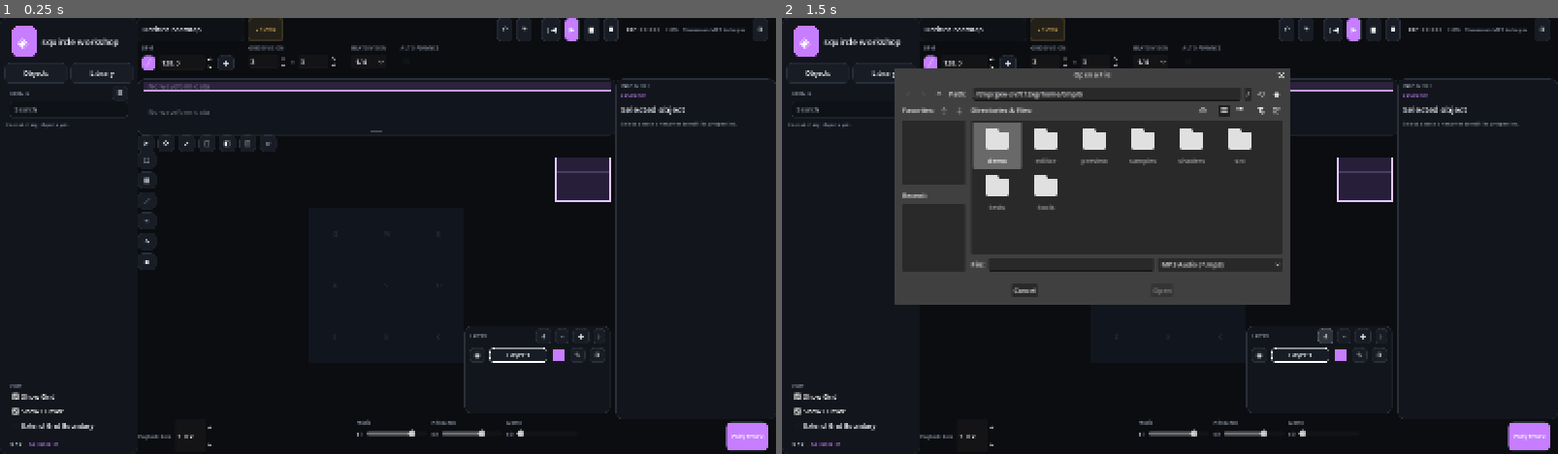
Above: before the commit, frames 1-2 (left to right).
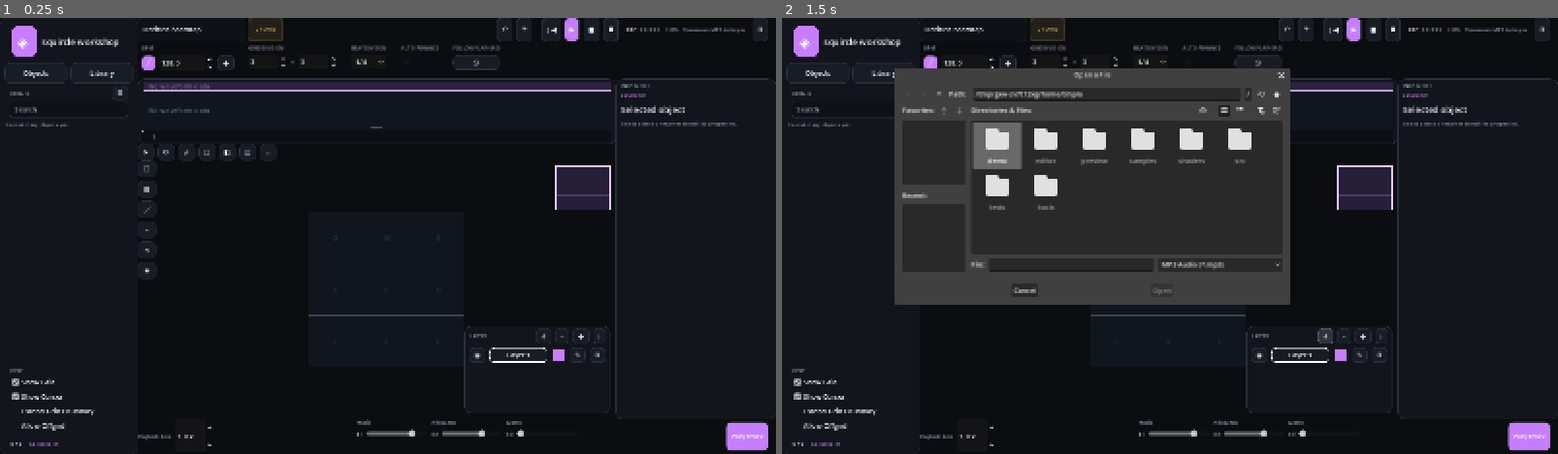
Above: after the commit, the same moments.

Repository: ev3ntHandler/squircle-workshop
Game: Godot game, scene res://editor/workshop.tscn
Same seed, same stepped clock (60 frames per second), same inputs: the game is played once before the commit and once after it.
Inputs (mouse positions are in pixels of both pictures, inside the frame that each line leads up to):
- Up to frame 1 (0.25 s): no input
- Up to frame 2 (1.5 s): click (851, 427) at 0.5 s, where only the run after the commit has a clickable "Allow Offgrid"; click "⇩" at 1.25 s

The runs differ from the first frame. In frame 1, 1.1% of the frame differs, in the area x 1-79%, y 6-95%; in frame 2, 0.8%.

Commit message:
Implement waveform and grid editor refinements
Co-authored-by: arena-agent <297053741+arena-agent@users.noreply.github.com>

Diff:
--- a/godot_waveform/editor/beat_grid_canvas.gd
+++ b/godot_waveform/editor/beat_grid_canvas.gd
@@ -28,6 +28,7 @@
 var selected_id := ""
 var selected_ids: Array[String] = []
 var cursor_position := Vector2(-1.0, -1.0)
+var cursor_previous_position := Vector2(-1.0, -1.0)
 var ghost_position := Vector2(-1.0, -1.0)
 var is_3d_preview := false
 var snap_enabled := true
@@ -247,8 +248,13 @@
 
 func _normalized_position(position: Vector2) -> Vector2:
 	var visible_point := Vector2(position.x / maxf(size.x, 1.0), position.y / maxf(size.y, 1.0))
-	var world_point := view_center + (visible_point - Vector2(0.5, 0.5)) / maxf(view_zoom, 1.0)
-	return Vector2(clampf(world_point.x, 0.0, 1.0), clampf(world_point.y, 0.0, 1.0))
+	var grid_point := visible_point
+	if extend_grid_boundary:
+		grid_point = visible_point * 3.0 - Vector2.ONE
+	var world_point := view_center + (grid_point - Vector2(0.5, 0.5)) / maxf(view_zoom, 1.0)
+	var minimum := -1.0 if extend_grid_boundary else 0.0
+	var maximum := 2.0 if extend_grid_boundary else 1.0
+	return Vector2(clampf(world_point.x, minimum, maximum), clampf(world_point.y, minimum, maximum))
 
 
 func cancel_line_preview() -> void:
@@ -283,6 +289,8 @@
 func _project(point: Vector2) -> Vector2:
 	if not is_3d_preview:
 		var viewed := (point - view_center) * maxf(view_zoom, 1.0) + Vector2(0.5, 0.5)
+		if extend_grid_boundary:
+			viewed = (viewed + Vector2.ONE) / 3.0
 		return viewed * size
 	var top_left := Vector2(size.x * 0.16, size.y * 0.12)
 	var top_right := Vector2(size.x * 0.84, size.y * 0.12)
@@ -301,36 +309,53 @@
 		PackedVector2Array([top_left, top_right, bottom_right, bottom_left]), Color("#11151d")
 	)
 	if show_grid:
-		for i in range(snap_x + 1):
-			var fraction_x := clampf(
-				float(i) / float(snap_x) + grid_offset.x / float(snap_x), 0.0, 1.0
-			)
-			draw_line(
-				_project(Vector2(fraction_x, 0)),
-				_project(Vector2(fraction_x, 1)),
-				Color(0.36, 0.4, 0.48, 0.55),
-				1.0
-			)
-		for i in range(snap_y + 1):
-			var fraction_y := clampf(
-				float(i) / float(snap_y) + grid_offset.y / float(snap_y), 0.0, 1.0
-			)
-			draw_line(
-				_project(Vector2(0, fraction_y)),
-				_project(Vector2(1, fraction_y)),
-				Color(0.36, 0.4, 0.48, 0.55),
-				1.0
-			)
-	if extend_grid_boundary:
-		var extra := Color("#798499", 0.7)
-		var a := _project(Vector2(-0.12, -0.12))
-		var b := _project(Vector2(1.12, -0.12))
-		var c := _project(Vector2(1.12, 1.12))
-		var d := _project(Vector2(-0.12, 1.12))
-		draw_line(a, b, extra, 1.0)
-		draw_line(b, c, extra, 1.0)
-		draw_line(c, d, extra, 1.0)
-		draw_line(d, a, extra, 1.0)
+		if extend_grid_boundary:
+			for cell_y in range(3):
+				for cell_x in range(3):
+					if cell_x == 1 and cell_y == 1:
+						continue
+					var region := Rect2(_project(Vector2(cell_x - 1, cell_y - 1)), Vector2.ZERO)
+					region.size = _project(Vector2(cell_x, cell_y)) - region.position
+					draw_rect(region, Color("#080b10", 0.62), true)
+			for division_x in range(snap_x * 3 + 1):
+				var x := -1.0 + float(division_x) / float(maxi(snap_x, 1))
+				var strong_x := posmod(division_x, maxi(snap_x, 1)) == 0
+				draw_line(
+					_project(Vector2(x, -1)),
+					_project(Vector2(x, 2)),
+					Color(0.36, 0.4, 0.48, 0.72 if strong_x else 0.42),
+					1.0
+				)
+			for division_y in range(snap_y * 3 + 1):
+				var y := -1.0 + float(division_y) / float(maxi(snap_y, 1))
+				var strong_y := posmod(division_y, maxi(snap_y, 1)) == 0
+				draw_line(
+					_project(Vector2(-1, y)),
+					_project(Vector2(2, y)),
+					Color(0.36, 0.4, 0.48, 0.72 if strong_y else 0.42),
+					1.0
+				)
+		else:
+			for i in range(snap_x + 1):
+				var fraction_x := clampf(
+					float(i) / float(snap_x) + grid_offset.x / float(snap_x), 0.0, 1.0
+				)
+				draw_line(
+					_project(Vector2(fraction_x, 0)),
+					_project(Vector2(fraction_x, 1)),
+					Color(0.36, 0.4, 0.48, 0.55),
+					1.0
+				)
+			for i in range(snap_y + 1):
+				var fraction_y := clampf(
+					float(i) / float(snap_y) + grid_offset.y / float(snap_y), 0.0, 1.0
+				)
+				draw_line(
+					_project(Vector2(0, fraction_y)),
+					_project(Vector2(1, fraction_y)),
+					Color(0.36, 0.4, 0.48, 0.55),
+					1.0
+				)
 	if is_3d_preview:
 		draw_line(top_left, top_right, Color("#9bb5d3", 0.8), 2.0)
 		draw_line(top_right, bottom_right, Color("#9bb5d3", 0.8), 2.0)
@@ -453,9 +478,19 @@
 		draw_rect(box, Color("#d9aaff", 0.9), false, 1.5)
 	if show_cursor and cursor_position.x >= 0.0:
 		var cursor := _project(cursor_position)
-		draw_circle(cursor, 10.0, Color(0.52, 0.86, 1.0, 0.28))
-		draw_circle(cursor, 4.0, Color("#a8e4ff"))
-		draw_circle(cursor, 12.0, Color("#a8e4ff"), false, 1.0)
+		if cursor_previous_position.x >= 0.0:
+			var previous := _project(cursor_previous_position)
+			for trail_step in range(1, 5):
+				var ratio := float(trail_step) / 5.0
+				draw_circle(
+					previous.lerp(cursor, ratio),
+					lerpf(6.0, 2.0, ratio),
+					Color(0.52, 0.86, 1.0, 0.12 * (1.0 - ratio))
+				)
+			draw_line(previous, cursor, Color(0.52, 0.86, 1.0, 0.25), 2.0)
+		draw_circle(cursor, 9.0, Color(0.52, 0.86, 1.0, 0.20))
+		draw_circle(cursor, 4.0, Color("#d9f5ff"))
+		draw_circle(cursor, 10.0, Color("#a8e4ff"), false, 1.4)
 
 
 func refresh() -> void:
--- /dev/null
+++ b/godot_waveform/editor/timeline_ruler.gd
@@ -0,0 +1,103 @@
+class_name TimelineRuler
+extends Control
+
+var waveform: WaveformView
+var duration := 0.0
+var bpm_points: Array[Vector2] = []
+var divisions_per_bar := 4
+
+
+func _ready() -> void:
+	custom_minimum_size.y = 24
+	mouse_filter = Control.MOUSE_FILTER_IGNORE
+
+
+func _draw() -> void:
+	draw_rect(Rect2(Vector2.ZERO, size), Color("#0c0f14"), true)
+	if waveform == null or duration <= 0.0:
+		return
+	var visible_span := 1.0 / maxf(waveform.zoom, 1.0)
+	var from_time := waveform.view_start * duration
+	var to_time := minf((waveform.view_start + visible_span) * duration, duration)
+	var step_beats := 4.0 / float(maxi(divisions_per_bar, 1))
+	var first_step := floori(_beat_count_at_time(from_time) / step_beats)
+	var last_step := ceili(_beat_count_at_time(to_time) / step_beats)
+	var last_label_x := -1000.0
+	for step_index in range(first_step, last_step + 1):
+		var time := _time_at_beat(float(step_index) * step_beats)
+		if time < from_time or time > to_time:
+			continue
+		var x := (time / duration - waveform.view_start) / visible_span * size.x
+		var is_bar := posmod(step_index, maxi(divisions_per_bar, 1)) == 0
+		draw_line(
+			Vector2(x, 0),
+			Vector2(x, 7 if is_bar else 4),
+			Color(0.78, 0.82, 0.9, 0.75 if is_bar else 0.35),
+			1.0
+		)
+		var label := ""
+		var bar_number := floori(float(step_index) / float(maxi(divisions_per_bar, 1))) + 1
+		if is_bar:
+			label = str(bar_number)
+		elif absf(x - last_label_x) >= 48.0:
+			var division_index := posmod(step_index, maxi(divisions_per_bar, 1)) + 1
+			label = "%d.%d" % [bar_number, division_index]
+		if not label.is_empty():
+			draw_string(
+				ThemeDB.fallback_font,
+				Vector2(x, size.y - 5.0),
+				label,
+				HORIZONTAL_ALIGNMENT_CENTER,
+				48.0,
+				12 if is_bar else 10,
+				Color("#d5dbe7", 0.9 if is_bar else 0.62)
+			)
+			last_label_x = x
+
+
+func _beat_count_at_time(time: float) -> float:
+	var end_time := clampf(time, 0.0, duration)
+	var boundaries: Array[float] = [0.0, end_time]
+	for point in bpm_points:
+		var point_time := clampf(point.x, 0.0, 1.0) * duration
+		if point_time > 0.0 and point_time < end_time:
+			boundaries.append(point_time)
+	boundaries.sort()
+	var beats := 0.0
+	for index in range(boundaries.size() - 1):
+		var left_time: float = boundaries[index]
+		var right_time: float = boundaries[index + 1]
+		var average_bpm := (_bpm_at_time(left_time) + _bpm_at_time(right_time)) * 0.5
+		beats += average_bpm * (right_time - left_time) / 60.0
+	return beats
+
+
+func _bpm_at_time(time: float) -> float:
+	if bpm_points.is_empty():
+		return 128.0
+	var ratio := clampf(time / maxf(duration, 0.001), 0.0, 1.0)
+	var points := bpm_points.duplicate()
+	points.sort_custom(func(a: Vector2, b: Vector2): return a.x < b.x)
+	if ratio <= points[0].x:
+		return maxf(points[0].y, 1.0)
+	for index in range(points.size() - 1):
+		var left: Vector2 = points[index]
+		var right: Vector2 = points[index + 1]
+		if ratio <= right.x:
+			var width := maxf(right.x - left.x, 0.000001)
+			return maxf(lerpf(left.y, right.y, (ratio - left.x) / width), 1.0)
+	return maxf(points[-1].y, 1.0)
+
+
+func _time_at_beat(target_beats: float) -> float:
+	if target_beats <= 0.0:
+		return 0.0
+	var low := 0.0
+	var high := duration
+	for _iteration in range(24):
+		var midpoint := (low + high) * 0.5
+		if _beat_count_at_time(midpoint) < target_beats:
+			low = midpoint
+		else:
+			high = midpoint
+	return (low + high) * 0.5
--- a/godot_waveform/editor/wave_select.gd
+++ b/godot_waveform/editor/wave_select.gd
@@ -268,7 +268,7 @@
 			var outline := Color.WHITE if selected else layer_color
 			var box_size := 28.0
 			var box := Rect2(x - box_size * 0.5, size.y * 0.48 - box_size * 0.5, box_size, box_size)
-			draw_rect(box, Color(0.035, 0.04, 0.06, 0.92), true)
+			draw_rect(box, Color(0.035, 0.04, 0.06, 0.28), true)
 			draw_rect(box, outline, false, 1.5 if selected else 1.0)
 			var active_x := clampi(int(floor(float(note.get("x", 0.5)) * 3.0)), 0, 2)
 			var active_y := clampi(int(floor(float(note.get("y", 0.5)) * 3.0)), 0, 2)
@@ -290,17 +290,14 @@
 					draw_rect(
 						cell, Color(layer_color.r, layer_color.g, layer_color.b, 0.48), false, 0.7
 					)
-			var bar_number := (
-				int(floor(_beat_count_at_time(float(note.get("time", 0.0)), tempo_points) / 4.0))
-				+ 1
-			)
+			var note_number := notes.find(note) + 1
 			var label_color := Color.WHITE if selected else Color(0.85, 0.88, 0.94, 0.9)
 			draw_string(
 				ThemeDB.fallback_font,
-				Vector2(box.position.x, box.position.y - 2.0),
-				str(bar_number),
-				HORIZONTAL_ALIGNMENT_LEFT,
-				box_size,
+				Vector2(x - 36.0, box.position.y - 2.0),
+				"Note %d" % note_number,
+				HORIZONTAL_ALIGNMENT_CENTER,
+				72.0,
 				10,
 				label_color
 			)
--- a/godot_waveform/editor/workshop.gd
+++ b/godot_waveform/editor/workshop.gd
@@ -5,6 +5,7 @@
 const SELECT_SCRIPT := preload("res://editor/wave_select.gd")
 const SLIDER_SCRIPT := preload("res://editor/workshop_slider.gd")
 const GRID_NAV_SCRIPT := preload("res://editor/grid_navigator.gd")
+const RULER_SCRIPT := preload("res://editor/timeline_ruler.gd")
 const INK := Color("#0b0d11")
 const PANEL := Color("#12151b")
 const PANEL_ALT := Color("#181c24")
@@ -101,6 +102,9 @@
 var show_grid_check: CheckBox
 var show_cursor_check: CheckBox
 var extend_boundary_check: CheckBox
+var offgrid_check: CheckBox
+var follow_playhead_button: Button
+var waveform_ruler: TimelineRuler
 var grid_navigator
 var grid_area: Control
 var layers_panel: PanelContainer
@@ -182,6 +186,10 @@
 			timeline_progress.value = 100.0 * song_time / maxf(duration, 0.01)
 		if scrub_slider != null:
 			scrub_slider.value = 100.0 * song_time / maxf(duration, 0.01)
+	if waveform_ruler != null:
+		waveform_ruler.duration = maxf(duration, 0.01)
+		waveform_ruler.bpm_points = bpm_points
+		waveform_ruler.queue_redraw()
 	if wave_overlay != null:
 		wave_overlay.notes = note_list
 		wave_overlay.markers = markers
@@ -222,11 +230,10 @@
 		)
 		if target_cursor.x < 0.0:
 			grid.cursor_position = target_cursor
-		elif grid.cursor_position.x < 0.0 or cursor_smoothness_value <= 0.0:
+			grid.cursor_previous_position = target_cursor
+		else:
+			grid.cursor_previous_position = grid.cursor_position
 			grid.cursor_position = target_cursor
-		else:
-			var blend := clampf(delta * lerpf(30.0, 4.0, cursor_smoothness_value), 0.0, 1.0)
-			grid.cursor_position = grid.cursor_position.lerp(target_cursor, blend)
 		grid.refresh()
 	if preview_grid != null:
 		preview_grid.current_time = song_time
@@ -626,6 +633,19 @@
 	auto.toggled.connect(func(value): auto_advance = value)
 	auto_group.add_child(auto)
 	row.add_child(_pad(auto_group, 8, 8, 7, 5))
+	var follow_group := VBoxContainer.new()
+	follow_group.add_child(_label("FOLLOW PLAYHEAD", 10, MUTED, true))
+	follow_playhead_button = _button("◎", PANEL_ALT)
+	follow_playhead_button.toggle_mode = true
+	follow_playhead_button.tooltip_text = "Keep the waveform centered on the playhead"
+	follow_playhead_button.toggled.connect(
+		func(value):
+			if waveform != null:
+				waveform.follow_playhead = value
+				waveform.follow_style = "center"
+	)
+	follow_group.add_child(follow_playhead_button)
+	row.add_child(_pad(follow_group, 8, 8, 7, 5))
 	var spacer := Control.new()
 	spacer.size_flags_horizontal = Control.SIZE_EXPAND_FILL
 	row.add_child(spacer)
@@ -668,6 +688,7 @@
 	waveform.rms_color = Color("#bfd4ff", 0.7)
 	waveform.smoothing = 1
 	waveform.follow_playhead = false
+	waveform.zoom_anchor = "cursor"
 	waveform.seek_requested.connect(_seek_ratio)
 	columns.add_child(waveform)
 	wave_overlay = SELECT_SCRIPT.new()
@@ -678,6 +699,18 @@
 	wave_overlay.note_selected.connect(_select_note_by_id)
 	wave_overlay.note_delete_requested.connect(_delete_note_by_id)
 	waveform.add_child(wave_overlay)
+	waveform_ruler = RULER_SCRIPT.new()
+	waveform_ruler.waveform = waveform
+	waveform_ruler.duration = maxf(duration, 0.01)
+	waveform_ruler.bpm_points = bpm_points
+	waveform_ruler.divisions_per_bar = 4
+	if beat_division_option != null:
+		var selected_division := int(
+			beat_division_option.get_item_text(beat_division_option.selected).split("/")[1]
+		)
+		wave_overlay.divisions_per_bar = selected_division
+		waveform_ruler.divisions_per_bar = selected_division
+	columns.add_child(waveform_ruler)
 	bpm_graph = BPM_SCRIPT.new()
 	bpm_graph.waveform = waveform
 	bpm_graph.points = bpm_points.duplicate()
@@ -796,6 +829,16 @@
 			grid.refresh()
 	)
 	view_panel.add_child(extend_boundary_check)
+	offgrid_check = _new_check("Allow Offgrid", false)
+	offgrid_check.tooltip_text = "Place notes freely instead of snapping to grid divisions"
+	offgrid_check.toggled.connect(
+		func(value):
+			snap_enabled = not value
+			if grid != null:
+				grid.snap_enabled = snap_enabled
+				grid.refresh()
+	)
+	view_panel.add_child(offgrid_check)
 	root.add_child(_pad(view_panel, 10, 8, 8, 7))
 
 	var count_row := HBoxContainer.new()
@@ -862,9 +905,11 @@
 	grid_navigator.position = Vector2(-124, 12)
 	grid_navigator.view_changed.connect(_on_grid_view_changed)
 	grid_area.add_child(grid_navigator)
-	layers_toggle = _button("LAYERS  ‹", PANEL_ALT)
+	layers_toggle = _button("L\na\ny\ne\nr", PANEL_ALT)
+	layers_toggle.custom_minimum_size = Vector2(28, 94)
+	layers_toggle.add_theme_font_size_override("font_size", 9)
 	layers_toggle.set_anchors_and_offsets_preset(Control.PRESET_BOTTOM_RIGHT)
-	layers_toggle.position = Vector2(-44, -42)
+	layers_toggle.position = Vector2(-32, -104)
 	layers_toggle.pressed.connect(_toggle_layers_panel)
 	grid_area.add_child(layers_toggle)
 	layers_panel = _build_layers_panel()
@@ -1089,6 +1134,9 @@
 	if wave_overlay != null:
 		wave_overlay.divisions_per_bar = denominator
 		wave_overlay.queue_redraw()
+	if waveform_ruler != null:
+		waveform_ruler.divisions_per_bar = denominator
+		waveform_ruler.queue_redraw()
 
 
 func _on_grid_view_changed(center: Vector2, zoom_value: float) -> void:
@@ -1362,8 +1410,10 @@
 			(round(y * grid.snap_y - grid.grid_offset.y - 0.5) + grid.grid_offset.y + 0.5)
 			/ float(grid.snap_y)
 		)
-		x = clampf(x, 0.03, 0.97)
-		y = clampf(y, 0.03, 0.97)
+		var edge_min := -0.97 if grid.extend_grid_boundary else 0.03
+		var edge_max := 1.97 if grid.extend_grid_boundary else 0.97
+		x = clampf(x, edge_min, edge_max)
+		y = clampf(y, edge_min, edge_max)
 	if current_tool == "Brush":
 		brush_notes_placed = 1
 		last_brush_position = Vector2(x, y)
@@ -1411,7 +1461,7 @@
 	if snapped.distance_to(last_brush_position) < 0.08:
 		return
 	last_brush_position = snapped
-	var at_time := song_time + brush_notes_placed * _bar_seconds() / 4.0
+	var at_time := song_time + brush_notes_placed * _selected_subdivision_seconds()
 	brush_notes_placed += 1
 	_append_note(snapped, at_time, "Brush")
 	_sync_grid()
@@ -1438,10 +1488,19 @@
 		_record_history()
 
 
+func _selected_subdivision_seconds() -> float:
+	var division := 4
+	if beat_division_option != null:
+		division = int(
+			beat_division_option.get_item_text(beat_division_option.selected).split("/")[1]
+		)
+	return _bar_seconds() / float(maxi(division, 1))
+
+
 func _auto_advance_playhead() -> void:
 	if not auto_advance:
 		return
-	song_time = minf(song_time + _bar_seconds(), maxf(duration, 0.0))
+	song_time = minf(song_time + _selected_subdivision_seconds(), maxf(duration, 0.0))
 	_seek_ratio(song_time / maxf(duration, 0.01))
 	_play_advance_cue(song_time)
 
@@ -1539,7 +1598,9 @@
 			(round(snapped.y * grid.snap_y - grid.grid_offset.y - 0.5) + grid.grid_offset.y + 0.5)
 			/ float(grid.snap_y)
 		)
-	return Vector2(clampf(snapped.x, 0.02, 0.98), clampf(snapped.y, 0.02, 0.98))
+	var edge_min := -0.98 if grid.extend_grid_boundary else 0.02
+	var edge_max := 1.98 if grid.extend_grid_boundary else 0.98
+	return Vector2(clampf(snapped.x, edge_min, edge_max), clampf(snapped.y, edge_min, edge_max))
 
 
 func _set_tool(tool: String) -> void:
@@ -1636,29 +1697,27 @@
 		library_list.add_child(save_button)
 		return
 	var query := search_input.text.to_lower() if search_input != null else ""
+	if not query.is_empty():
+		tree_list.add_child(_label("SEARCH RESULTS", 9, MUTED, true))
 	var show_notes := object_filter in ["All", "Notes"]
 	if show_notes:
-		var notes_by_bar: Dictionary = {}
+		var ordered_notes: Array[Dictionary] = []
 		for note in note_list:
-			var bar_number := maxi(int(floor(float(note.get("bar", 1.0)))), 1)
-			if not notes_by_bar.has(bar_number):
-				notes_by_bar[bar_number] = []
 			if (
 				query == ""
-				or ("note %d" % bar_number).contains(query)
-				or str(note.get("name", note.get("type", "Note"))).to_lower().contains(query)
+				or str(note.get("name", "Note")).to_lower().contains(query)
+				or ("note %d" % (note_list.find(note) + 1)).contains(query)
 			):
-				notes_by_bar[bar_number].append(note)
-		var bars: Array = notes_by_bar.keys()
-		bars.sort()
-		for bar_number in bars:
-			var group_key := "bar:%d" % int(bar_number)
+				ordered_notes.append(note)
+		const GROUP_SIZE := 8
+		for first_index in range(0, ordered_notes.size(), GROUP_SIZE):
+			var last_index := mini(first_index + GROUP_SIZE, ordered_notes.size())
+			var group_key := "notes:%d" % first_index
+			var first_note_number := note_list.find(ordered_notes[first_index]) + 1
+			var last_note_number := note_list.find(ordered_notes[last_index - 1]) + 1
+			var group_title := "Notes %02d–%02d" % [first_note_number, last_note_number]
 			var header := _button(
-				(
-					("▾ " if expanded_note_groups.get(group_key, true) else "▸ ")
-					+ "Bar %02d" % int(bar_number)
-				),
-				INK
+				("▾ " if expanded_note_groups.get(group_key, true) else "▸ ") + group_title, INK
 			)
 			header.alignment = HORIZONTAL_ALIGNMENT_LEFT
 			header.pressed.connect(
@@ -1669,15 +1728,15 @@
 			tree_list.add_child(header)
 			if not expanded_note_groups.get(group_key, true):
 				continue
-			for note in notes_by_bar[bar_number]:
+			for index in range(first_index, last_index):
+				var note: Dictionary = ordered_notes[index]
 				var note_id := str(note.get("id", ""))
 				var note_time := float(note.get("time", 0.0))
 				var note_number := note_list.find(note) + 1
-				var note_title := str(note.get("name", "Note %02d" % maxi(note_number, 1)))
 				_add_tree_item(
 					note_id,
 					"□",
-					note_title,
+					"Note %d" % note_number,
 					note_time,
 					ACCENT,
 					query,
@@ -1704,8 +1763,8 @@
 				func(): _select_shape(shape_id)
 			)
 	if object_filter in ["All", "Markers"] and not markers.is_empty():
-		var bookmarks_header := _label("BOOKMARKS", 9, MUTED, true)
-		tree_list.add_child(bookmarks_header)
+		var markers_header := _label("MARKERS", 9, MUTED, true)
+		tree_list.add_child(markers_header)
 		for item in markers:
 			var marker_id := str(item.get("id", ""))
 			_add_tree_item(
@@ -2227,11 +2286,11 @@
 
 
 func _merge_layer() -> void:
-	if current_layer <= 0:
+	if current_layer >= layers.size() - 1:
 		_toast("There is no layer below this one to merge into.")
 		return
 	var source_name := str(layers[current_layer].name)
-	var target_name := str(layers[current_layer - 1].name)
+	var target_name := str(layers[current_layer + 1].name)
 	for note in note_list:
 		if str(note.layer) == source_name:
 			note.layer = target_name
@@ -2239,7 +2298,7 @@
 		if str(shape.get("layer", "")) == source_name:
 			shape.layer = target_name
 	layers.remove_at(current_layer)
-	current_layer -= 1
+	current_layer = mini(current_layer, layers.size() - 1)
 	_record_history()
 	_refresh_layers()
 	_sync_grid()
@@ -2282,18 +2341,28 @@
 
 
 func _cursor_for_time(time: float) -> Vector2:
-	var nearest: Dictionary = {}
-	var best := 999999.0
-	for n in note_list:
-		var distance := absf(float(n.time) - time)
-		if distance < best:
-			best = distance
-			nearest = n
-	return (
-		Vector2(float(nearest.get("x", 0.5)), float(nearest.get("y", 0.5)))
-		if not nearest.is_empty()
-		else Vector2(0.5, 0.5)
-	)
+	if note_list.is_empty():
+		return Vector2(0.5, 0.5)
+	var ordered := note_list.duplicate()
+	ordered.sort_custom(func(a: Dictionary, b: Dictionary): return float(a.time) < float(b.time))
+	var first: Dictionary = ordered[0]
+	if time <= float(first.time):
+		return Vector2(float(first.get("x", 0.5)), float(first.get("y", 0.5)))
+	for index in range(ordered.size() - 1):
+		var left: Dictionary = ordered[index]
+		var right: Dictionary = ordered[index + 1]
+		var left_time := float(left.get("time", 0.0))
+		var right_time := float(right.get("time", left_time))
+		if time <= right_time:
+			var left_position := Vector2(float(left.get("x", 0.5)), float(left.get("y", 0.5)))
+			var right_position := Vector2(float(right.get("x", 0.5)), float(right.get("y", 0.5)))
+			if is_equal_approx(time, right_time) or right_time <= left_time:
+				return right_position
+			return left_position.lerp(
+				right_position, clampf((time - left_time) / (right_time - left_time), 0.0, 1.0)
+			)
+	var last: Dictionary = ordered[-1]
+	return Vector2(float(last.get("x", 0.5)), float(last.get("y", 0.5)))
 
 
 func _time_to_bar(time: float) -> float:
